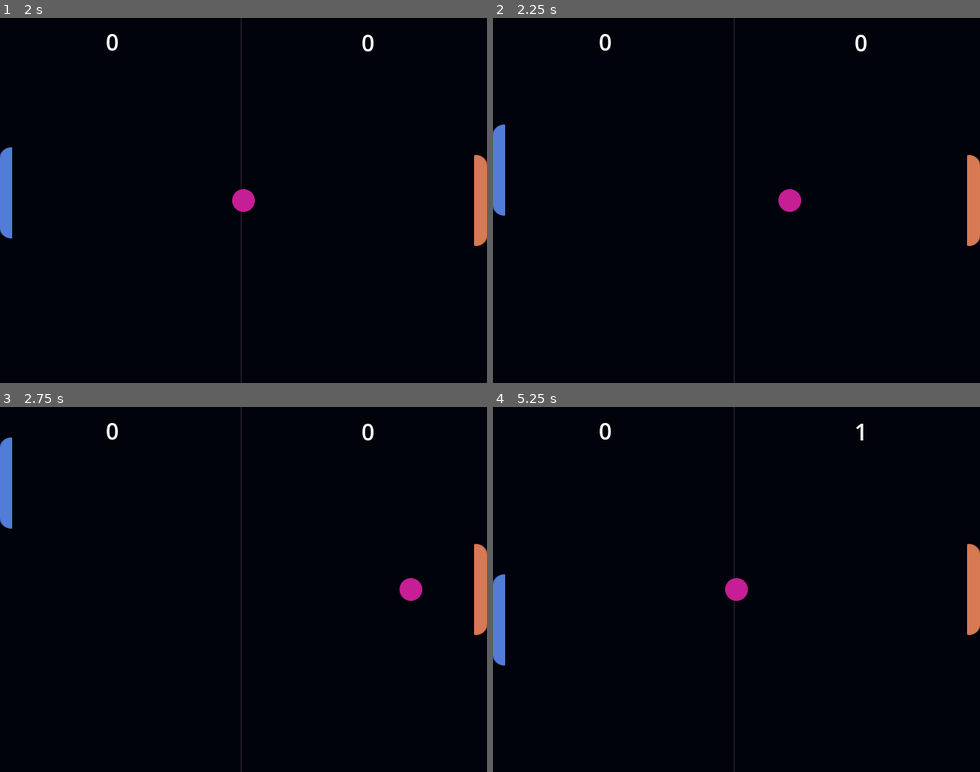
Above: before the commit, frames 1-4 (two rows, left to right).
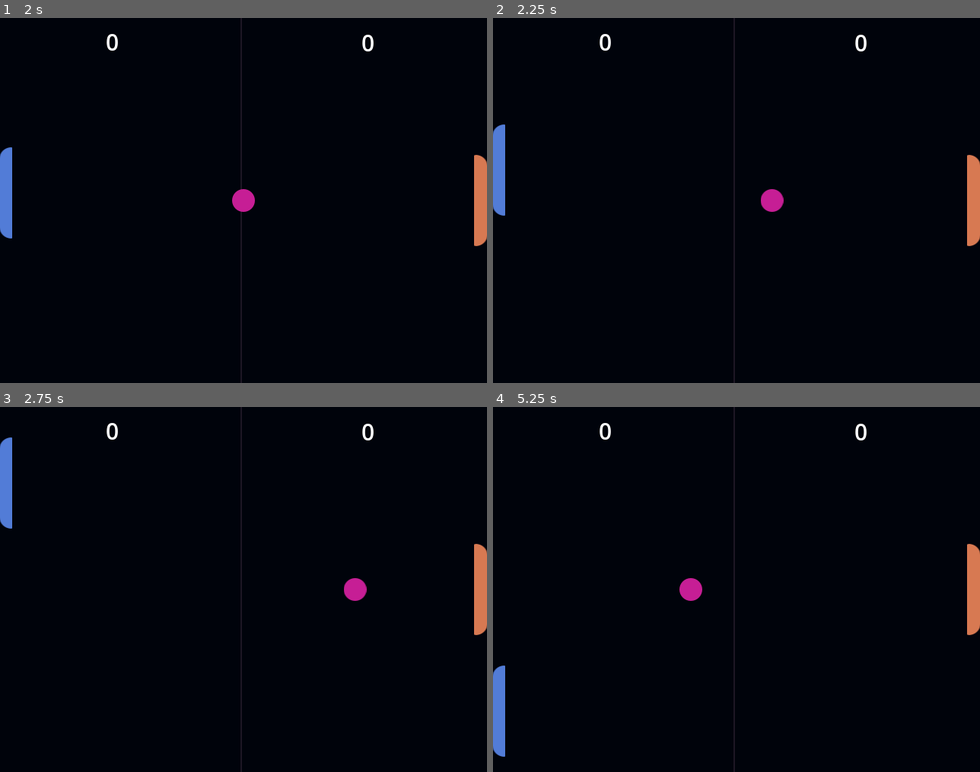
Above: after the commit, the same moments.

Repository: BenCoder302/Pong-Godot
Game: Godot game, scene res://scenes/main.tscn
Two runs of this game, one before a commit and one after it. Both use one fixed random seed, a clock stepped at 60 frames per second and the inputs below.
Inputs:
- Up to frame 1 (2 s): tap Enter at 0.5 s; hold Up (ui_up) 0.53-1.28 s; hold Down (ui_down) from 1.28 s (still down)
- Up to frame 2 (2.25 s): release Down (ui_down) at 2.03 s; hold Up (ui_up) from 2.03 s (still down)
- Up to frame 3 (2.75 s): keep holding Up (ui_up)
- Up to frame 4 (5.25 s): release Up (ui_up) at 3.53 s; hold Down (ui_down) from 3.53 s (still down)

Frame 1 is identical in both runs. In frame 2, 0.4% of the frame differs, in the area x 55-64%, y 46-54%; in frame 3, 0.5%; in frame 4, 1.8%, in the area x 0-77%, y 4-96%.

Commit message:
Normalization changes

Diff:
--- a/scripts/ball.gd
+++ b/scripts/ball.gd
@@ -2,6 +2,7 @@
 
 @export var speed_x = 0
 @export var speed_y = 0
+var constant_speed = 200
 @onready var player = get_parent().get_node("Player")
 @onready var enemy = get_parent().get_node("Enemy")
 
@@ -13,6 +14,7 @@
 	if GameState.game_over:
 		visible = false
 		stop_ball()
+		return
 	move_ball(delta)
 	check_score()
 
@@ -40,10 +42,13 @@
 	speed_y = 0
 
 func move_ball(delta):
-	position.x += speed_x * delta
-	position.y += speed_y * delta
+	#position.x += speed_x * delta
+	#position.y += speed_y * delta
 	if position.y >= 480 - 15 or position.y <= 0 + 15:
 		speed_y = -speed_y
+	var direction = Vector2(speed_x, speed_y).normalized()
+	var velocity = direction * constant_speed
+	position += velocity * delta
 
 func reset_ball():
 	stop_ball()
